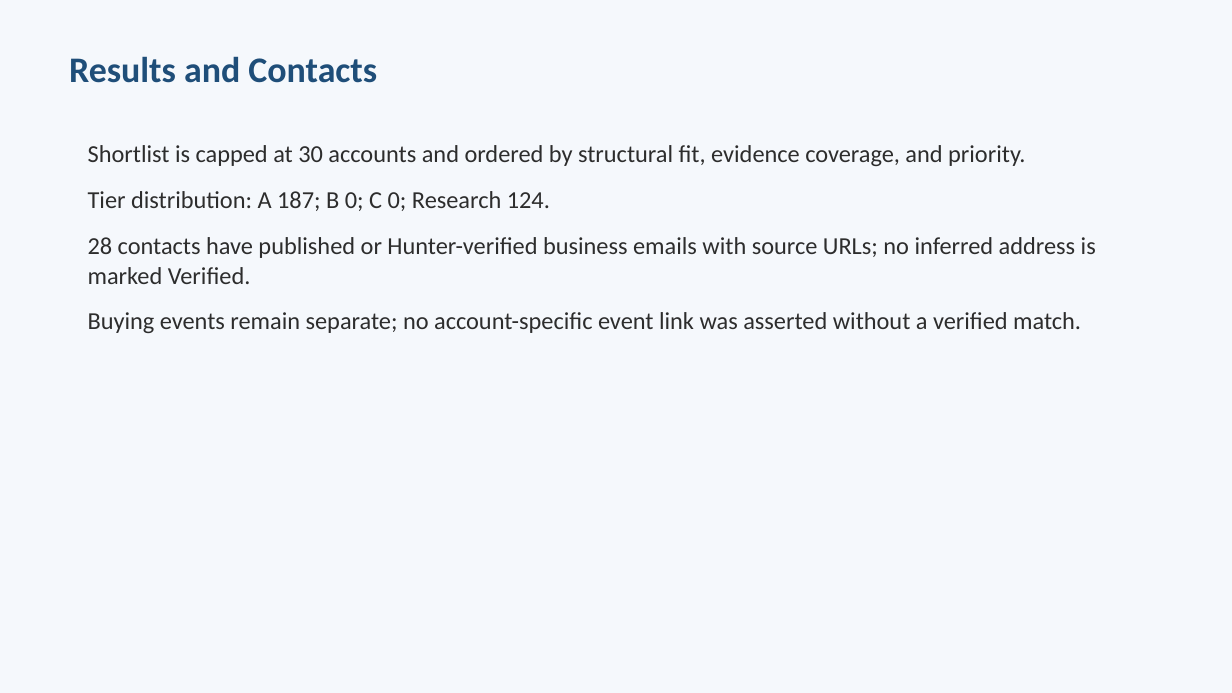
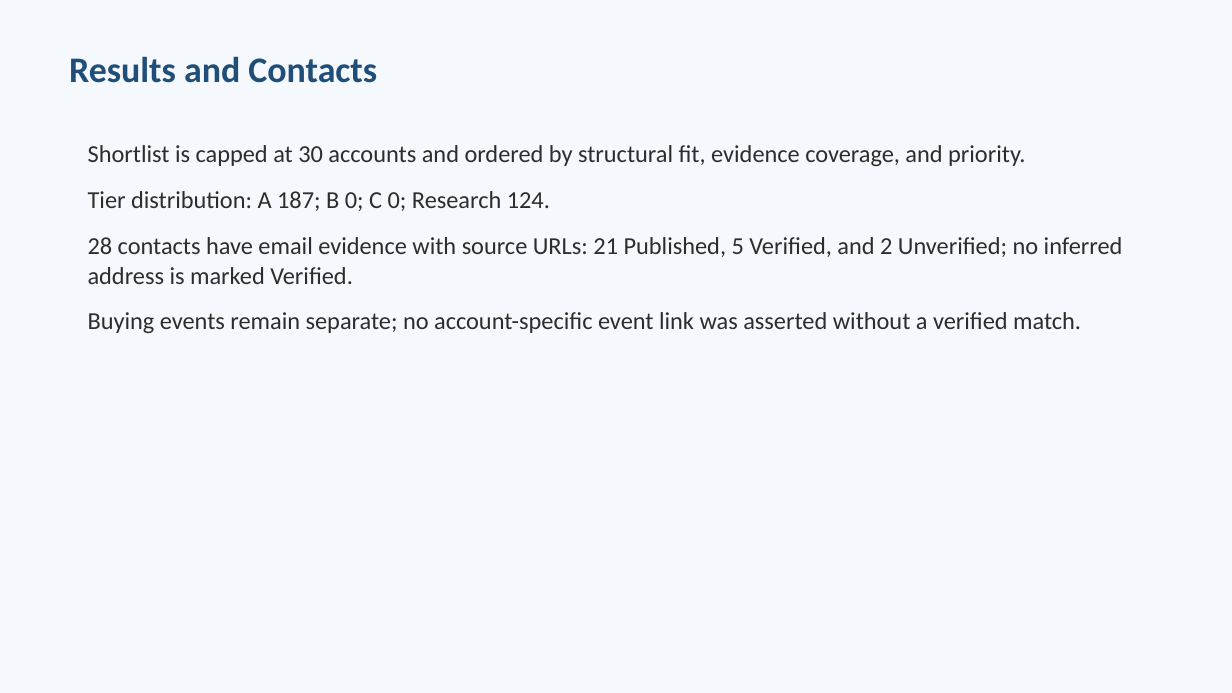
Before and after one commit to longdang193/lead-generation, a slide deck: slide 4 of output/berlin-hausverwaltung-methodology_2026-11-09.pptx. Drawn at 1232x693 pixels with LibreOffice and Linux fonts; fonts in the diff are those of the drawing. Boxes give left, top, right and bottom in pixels: in the first picture for what was removed or moved away, otherwise in the second. Text is boxed around its words. In the diff, an @@ line names an element or a change of style, - is before the commit and + after.

Commit message:
fix: reconcile contact email status reporting

```diff
--- a/output/berlin-hausverwaltung-methodology_2026-11-09.pptx
+++ b/output/berlin-hausverwaltung-methodology_2026-11-09.pptx
@@ text at [88,237,1123,284]: text changed @@
-28 contacts have published or Hunter-verified business emails with source URLs; no inferred address is marked Verified.
+28 contacts have email evidence with source URLs: 21 Published, 5 Verified, and 2 Unverified; no inferred address is marked Verified.
```
Also in this commit, not shown: 1 other slide changed, 8 other files.
